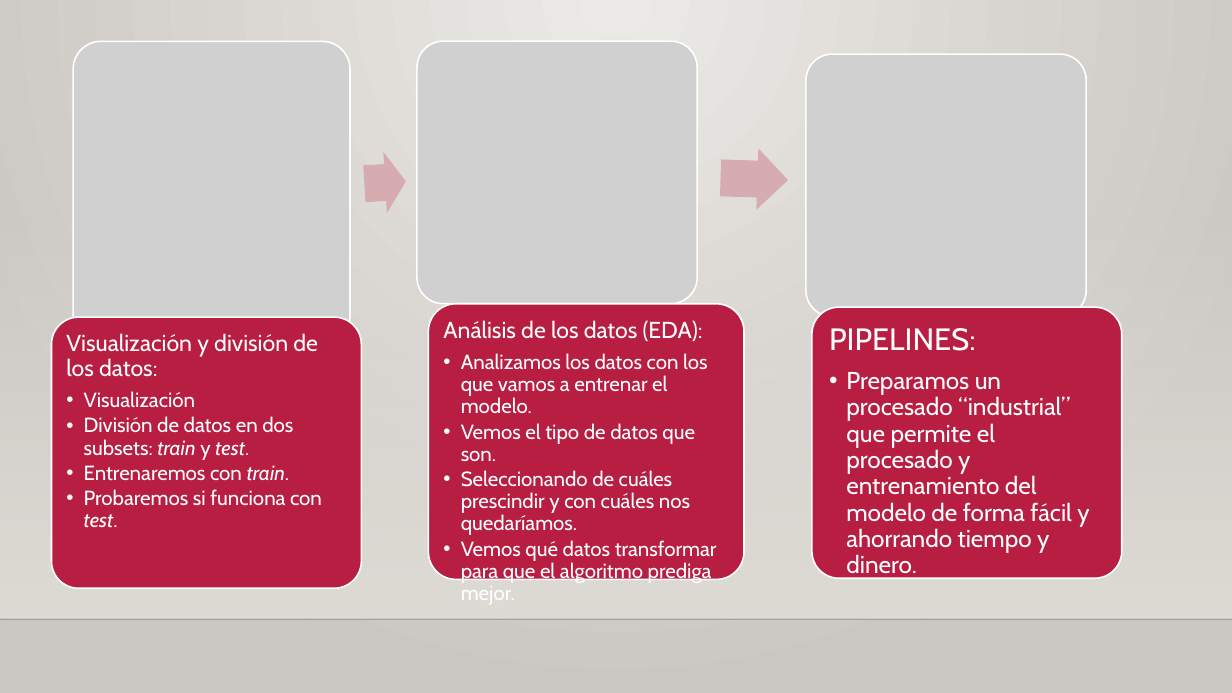
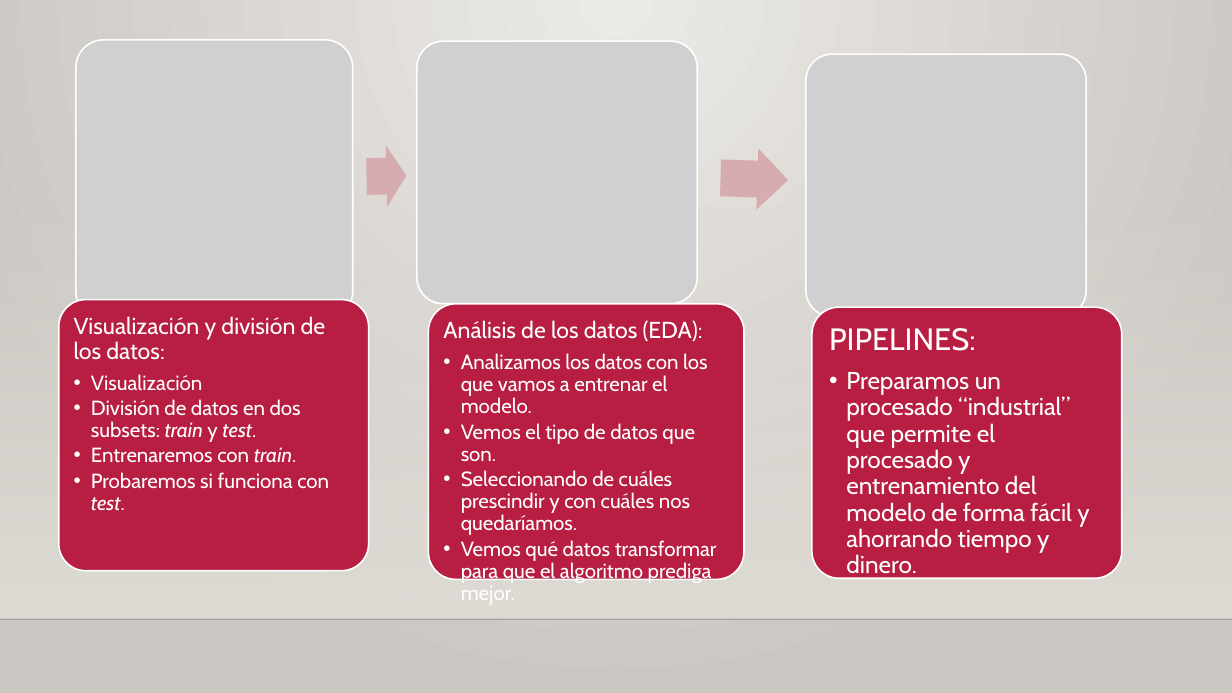
Before and after one commit to igcormar/Madrid_Pricing_ML, a slide deck: slide 5 of Madrid_House_Pricing_ML.pptx. Drawn at 1232x693 pixels with LibreOffice and Linux fonts; fonts in the diff are those of the drawing; grey boxes stand for pictures; background and template pictures are left out. Boxes give left, top, right and bottom in pixels: in the first picture for what was removed or moved away, otherwise in the second. Text is boxed around its words. In the diff, an @@ line names an element or a change of style, - is before the commit and + after.

```diff
--- a/Madrid_House_Pricing_ML.pptx
+++ b/Madrid_House_Pricing_ML.pptx
@@ picture: place and size @@
-picture at box(73, 42, 350, 345)
+picture at box(76, 40, 353, 320)
@@ right arrow at box(366, 145, 407, 207): rotation 356 to 358 degrees @@
@@ rounded rectangle: place and size @@
-rounded rectangle at box(52, 317, 361, 588)
+rounded rectangle at box(59, 299, 369, 570)
@@ text "Visualización y división de los ...": place and size @@
-text "Visualización y división de los ..." at box(66, 333, 322, 528)
+text "Visualización y división de los ..." at box(74, 316, 329, 511)
```
